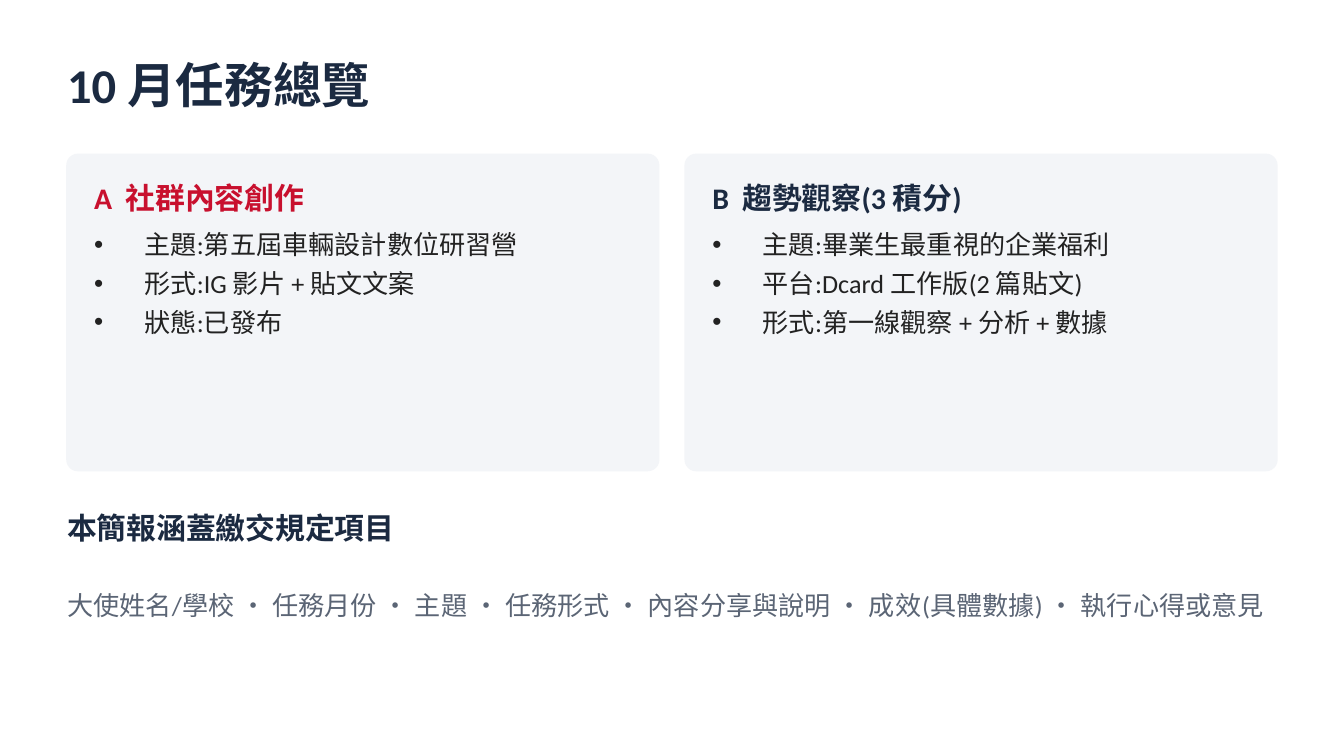
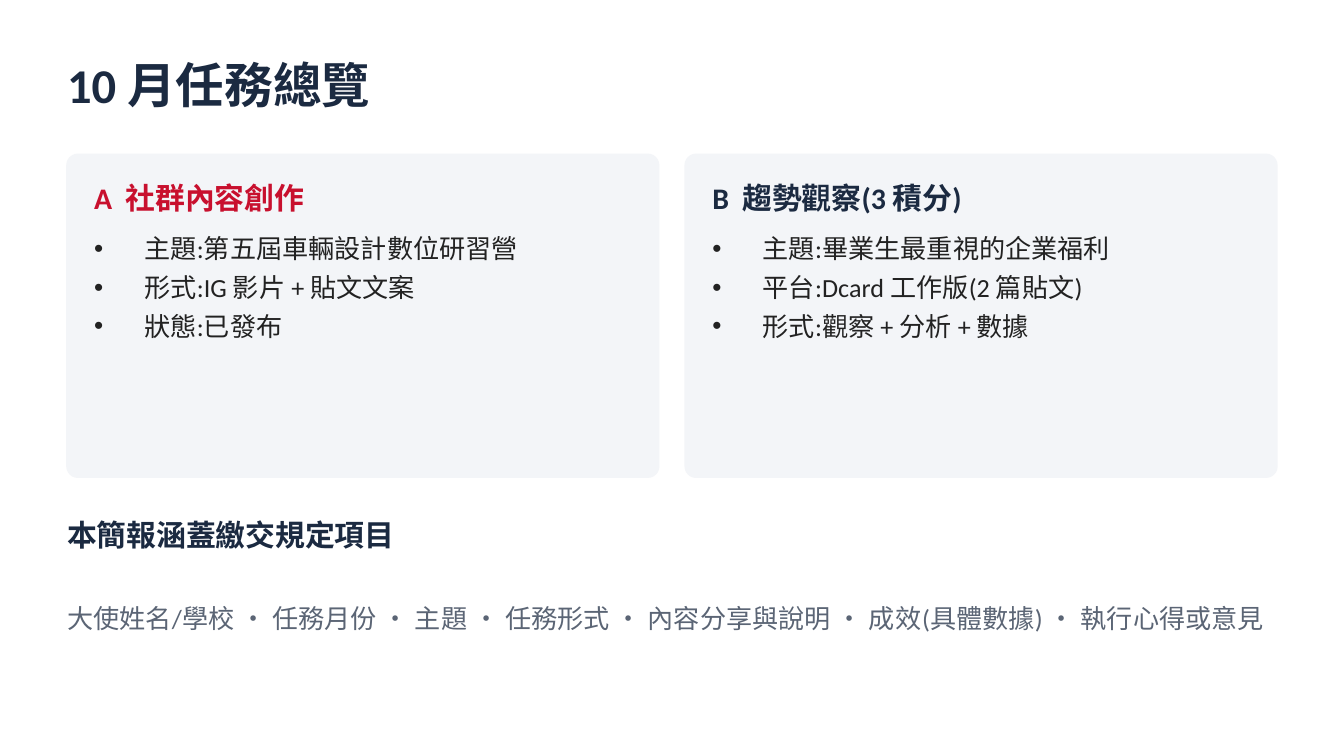
Before and after one commit to tobychien/project-hub, a slide deck: slide 2 of deliverables/CMC_10月_AB任務簡報.pptx. Drawn at 1344x756 pixels with LibreOffice and Linux fonts; fonts in the diff are those of the drawing. Boxes give left, top, right and bottom in pixels: in the first picture for what was removed or moved away, otherwise in the second. Text is boxed around its words. In the diff, an @@ line names an element or a change of style, - is before the commit and + after.

```diff
--- a/deliverables/CMC_10月_AB任務簡報.pptx
+++ b/deliverables/CMC_10月_AB任務簡報.pptx
@@ rounded rectangle: place and size @@
-rounded rectangle at (67,155,659,470)
+rounded rectangle at (67,155,659,477)
@@ rounded rectangle at (67,155,659,477): proportions changed @@
@@ rounded rectangle at (685,155,1277,477): proportions changed @@
@@ rounded rectangle: place and size @@
-rounded rectangle at (685,155,1277,470)
+rounded rectangle at (685,155,1277,477)
@@ text "主題:第五屆車輛設計數位研習營": place and size @@
-text "主題:第五屆車輛設計數位研習營" at (144,232,518,334)
+text "主題:第五屆車輛設計數位研習營" at (144,236,518,338)
@@ text at (763,314,1029,338): text changed @@
-• 形式:第一線觀察 + 分析 + 數據
+• 形式:觀察 + 分析 + 數據
@@ text "本簡報涵蓋繳交規定項目": place and size @@
-text "本簡報涵蓋繳交規定項目" at (67,513,394,542)
+text "本簡報涵蓋繳交規定項目" at (67,520,394,549)
@@ text "大使姓名/學校 ・ 任務月份 ・ 主題 ...": place and size @@
-text "大使姓名/學校 ・ 任務月份 ・ 主題 ..." at (67,593,1264,619)
+text "大使姓名/學校 ・ 任務月份 ・ 主題 ..." at (67,606,1264,632)
```
Also in this commit, not shown: 9 other slides changed, 1 slide added.
